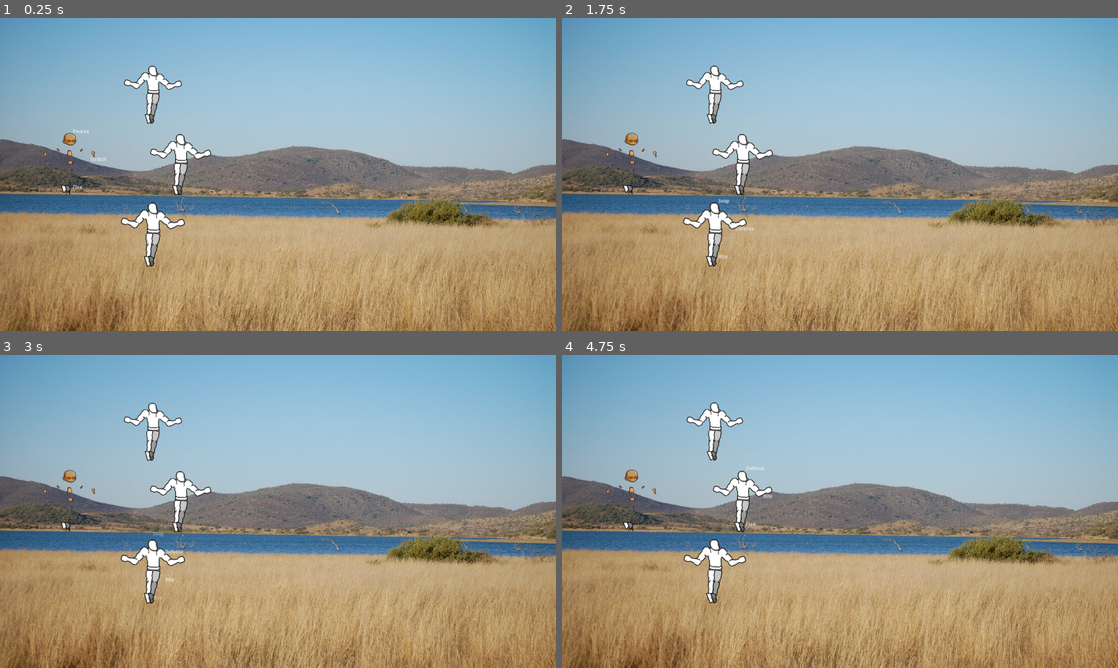
Above: before the commit, frames 1-4 (two rows, left to right).
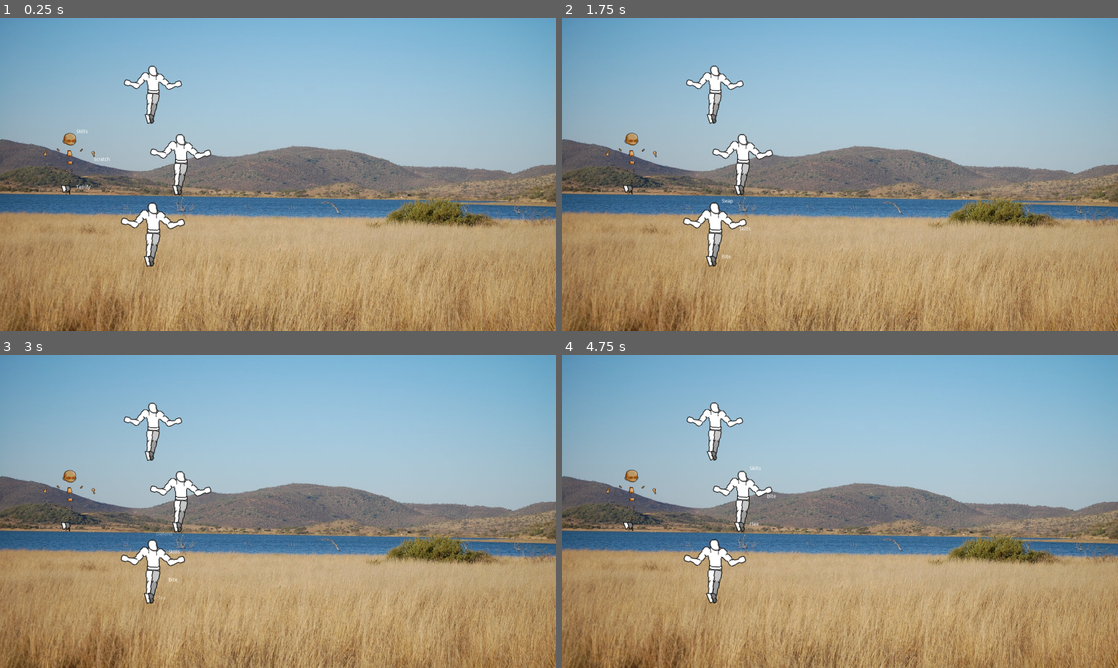
Above: after the commit, the same moments.

Repository: AndreMoukarzel/Soulless
Game: Godot game, scene res://Scenes/Combat/Combat.tscn
Two runs of this game, one before a commit and one after it. Both use one fixed random seed, a clock stepped at 60 frames per second and the inputs below.
Inputs:
- Up to frame 1 (0.25 s): no input
- Up to frame 2 (1.75 s): tap Enter (ui_accept) at 0.5, 0.77, 1.52 s; hold Right (ui_right) 0.53-1.28 s; hold Down (ui_down) from 1.28 s (still down)
- Up to frame 3 (3 s): release Down (ui_down) at 2.03 s; hold Right (ui_right) 2.03-2.78 s; hold Up (ui_up) from 2.78 s (still down)
- Up to frame 4 (4.75 s): tap Enter (ui_accept) at 3.02, 3.77, 4.52 s; release Up (ui_up) at 3.53 s; hold Left (ui_left) from 3.53 s (still down)

The runs differ from the first frame. In frame 1, less than 0.1% of the frame differs, in the area x 13-20%, y 35-55%; in frame 2, less than 0.1%; in frame 3, less than 0.1%, in the area x 27-33%, y 56-79%; in frame 4, less than 0.1%.

Commit message:
Work on #2 and #3

Diff:
--- a/Scenes/Combat/Combat.tscn
+++ b/Scenes/Combat/Combat.tscn
@@ -48,8 +48,8 @@
 anchor_top = 0.0
 anchor_right = 0.0
 anchor_bottom = 0.0
-margin_right = 40.0
-margin_bottom = 40.0
+margin_right = 1280.0
+margin_bottom = 600.0
 rect_pivot_offset = Vector2( 0, 0 )
 rect_clip_content = false
 mouse_filter = 1
--- a/Scripts/Combat/ActionSelector.gd
+++ b/Scripts/Combat/ActionSelector.gd
@@ -17,10 +17,7 @@
 var hl = 0 # highlighted action
 var action_num = 2
 var actions = []
-
-
-func _ready():
-	update_actions(["Attack", "Claw", "Bite", "Defend", "Flee"])
+var skills = []
 
 
 func _input(event):
@@ -57,7 +54,7 @@
 	get_node("ActionBotOcult/Label").set_text(actions[(hl + 2) % action_num])
 
 
-func update_actions(action_list):
+func update_actions(action_list, skill_list):
 	action_num = action_list.size()
 	actions = action_list
 
--- a/Scripts/Combat/Combat.gd
+++ b/Scripts/Combat/Combat.gd
@@ -5,29 +5,41 @@
 onready var unit_db = get_node("/root/Units")
 
 var next_id = 0
+
 var active_unit = null
 var active_pos = Vector2(0, 0)
-var time = []
 var active_targets = []
 var active_targets_pos = []
 var current_target_index = 0
 var selected_targets = []
 var target_num = 1
 
+var allies = []
+var enemies = []
+
 class CombatUnit:
 	var id
 	var name
-	var hp = [0, 0]
+	var hp = 0
 	var atk = [0, 0]
 	var def = [0, 0]
+	var actions = []
 	var skills = []
 
 	func _init(Unit, id):
 		self.id = id
 		self.name = Unit.name
-		self.hp[0] = Unit.attributes[2]
+		self.hp = Unit.attributes[2]
 		self.atk[0] = Unit.attributes[0]
 		self.def[0] = Unit.attributes[1]
+		self.actions.append(str(Unit.baseatk))
+		self.actions.append("Skills")
+		self.actions.append("Swap")
+		self.actions.append("Defend")
+		if Unit.race == "Soulless":
+			self.actions.append("Terrify")
+		else:
+			self.actions.append("Flee")
 		self.skills = Unit.skills
 
 
@@ -35,17 +47,17 @@
 	get_node("ParallaxBackground/TextureRect").set_size(OS.get_window_size())
 	set_process_input(false)
 
-	time.append(CombatUnit.new(unit_db.new_unit("Soulless"), 0))
-	time.append(CombatUnit.new(unit_db.new_unit("Auau"), 1))
-	time.append(CombatUnit.new(unit_db.new_unit("Auau"), 2))
-	time.append(CombatUnit.new(unit_db.new_unit("Auau"), 3))
-	get_node("Allies").populate(time, 0)
+	allies.append(CombatUnit.new(unit_db.new_unit("Soulless"), 0))
+	allies.append(CombatUnit.new(unit_db.new_unit("Auau"), 1))
+	allies.append(CombatUnit.new(unit_db.new_unit("Auau"), 2))
+	allies.append(CombatUnit.new(unit_db.new_unit("Auau"), 3))
+	get_node("Allies").populate(allies, 0)
 
-	next_turn()
+	next_turn("Allies")
 
 	var rodinha = get_node("ActionSelector")
 	rodinha.set_position(active_pos)
-	rodinha.update_actions(active_unit.skills)
+	rodinha.update_actions(active_unit.actions, active_unit.skills)
 	rodinha.enable()
 
 
@@ -63,45 +75,39 @@
 	if event.is_action_pressed("ui_accept"):
 		target_num -= 1
 		selected_targets.append(active_targets[current_target_index])
-#		if DEBUG:
-#			print ("Targets remaining to be selected: ", target_num)
 
 	if target_num == 0:
-#		if DEBUG:
-#			print ("Targets Selected")
 		emit_signal("targets_selected")
 		get_node("CanvasLayer/Pointer").hide()
 		set_process_input(false)
 
 
-func next_turn():
-	var active_id = get_node("Allies").get_next_actor()
-	active_pos = get_node("Allies").get_node(str(active_id)).get_position()
+func next_turn(group):
+	active_unit = get_node(group).get_next_actor()
+	active_pos = get_node(group).get_node(str(active_unit.id)).get_position()
 
-	active_pos.x = -active_pos.x + 10
-	for u in time:
-		if u != null and u.id == active_id:
-			active_unit = u
-			break
+	if group == "Allies":
+		active_pos.x = -active_pos.x + 20 # compensating because node Allies has scale (-1, 1)
 
 
+# Player selected an action
 func _on_ActionSelector_selected( name ):
 	var rodinha = get_node("ActionSelector")
 	rodinha.disable()
 
 	if name == "Swap":
-		get_targets()
+		get_targets("Allies")
 		yield(self, "targets_selected")
-		get_node("Allies").swap(active_unit.id, selected_targets[0])
-	next_turn()
+		get_node("Allies").swap(active_unit.id, selected_targets[0].id)
+	next_turn("Allies")
 
 	rodinha.set_position(active_pos)
-	rodinha.update_actions(active_unit.skills)
+	rodinha.update_actions(active_unit.actions, active_unit.skills)
 	rodinha.enable()
 
 
-func get_targets():
-	var group = get_node("Allies")
+func get_targets(group, subgroup = null):
+	var team = get_node(group)
 
 	active_targets = []
 	active_targets_pos = []
@@ -109,10 +115,20 @@
 	selected_targets = []
 	target_num = 1
 
-	for id in group.units:
-		active_targets.append(id)
-		var pos = group.get_node(str(id)).get_position()
-		active_targets_pos.append(Vector2(-pos.x, pos.y))
+	if not subgroup:
+		active_targets = team.get_all_units()
+	elif subgroup == "dead":
+		active_targets = team.get_dead_units()
+	elif subgroup == "targetable":
+		active_targets = team.get_targetable_units()
+
+	for target in active_targets:
+		var pos = team.get_node(str(target.id)).get_position()
+
+		if group == "Allies":
+			active_targets_pos.append(Vector2(-pos.x, pos.y))
+		else:
+			active_targets_pos.append(Vector2(pos.x, pos.y))
 
 	get_node("CanvasLayer/Pointer").set_position(active_targets_pos[0])
 	get_node("CanvasLayer/Pointer").show()
--- a/Scripts/Combat/CombatTeam.gd
+++ b/Scripts/Combat/CombatTeam.gd
@@ -1,4 +1,6 @@
 extends Node2D
+
+signal all_acted() # All units were selected as next actor in this iteration
 
 var TOPMARGIN = 200
 var BOTMARGIN = 100
@@ -19,7 +21,7 @@
 			units.append(null)
 		else:
 			unit_num += 1
-			units.append(u.id)
+			units.append(u)
 			unit_db.instance_body(u.name, self, Vector2(0, 0), str(u.id))
 	captain = captain_id
 	get_cap_index()
@@ -31,36 +33,71 @@
 
 	# Talvez tenha q add a TOPMARGIN e remover a BOTMARGIN de todos
 	if units[0] != null: # Unit in the back collum
-		get_node(str(units[0])).set_position(Vector2(-HORMARGIN, center.y))
+		get_node(str(units[0].id)).set_position(Vector2(-HORMARGIN, center.y))
+		get_node(str(units[0].id)).set_scale(Vector2(1, 1))
 	if units[1] != null: # Top
-		get_node(str(units[1])).set_position(Vector2(center.x * 0.6 - HORMARGIN, center.y/2))
-		get_node(str(units[1])).set_scale(Vector2(0.95, 0.95))
+		get_node(str(units[1].id)).set_position(Vector2(center.x * 0.6 - HORMARGIN, center.y/2))
+		get_node(str(units[1].id)).set_scale(Vector2(0.95, 0.95))
 	if units[2] != null: # Mid
-		get_node(str(units[2])).set_position(Vector2(center.x * 0.8 - HORMARGIN, center.y))
+		get_node(str(units[2].id)).set_position(Vector2(center.x * 0.8 - HORMARGIN, center.y))
+		get_node(str(units[2].id)).set_scale(Vector2(1, 1))
 	if units[3] != null: # Bot
-		get_node(str(units[3])).set_position(Vector2(center.x * 0.6 - HORMARGIN, center.y * 1.5))
-		get_node(str(units[3])).set_scale(Vector2(1.05, 1.05))
+		get_node(str(units[3].id)).set_position(Vector2(center.x * 0.6 - HORMARGIN, center.y * 1.5))
+		get_node(str(units[3].id)).set_scale(Vector2(1.05, 1.05))
 
 
 func get_cap_index():
 	for i in range(units.size()):
 		if units[i] == null:
 			continue
-		if units[i] == captain:
+		if units[i].id == captain:
 			cap_index = i
 
 
+# Search for next unit, from captain, that has not acted yet
 func get_next_actor():
-	# Search for next unit, from captain, that has not acted yet
 	for i in range(cap_index, cap_index + units.size()):
-		var unit_id = units[i % units.size()]
+		var unit_id = units[i % units.size()].id
 		if unit_id == null:
 			continue
 		if not unit_id in acted: # found unit
 			acted.append(unit_id)
 			if acted.size() == unit_num:
 				acted = []
-			return unit_id
+			return units[i % units.size()]
+
+
+func get_targetable_units():
+	var all = []
+
+	for i in range(1, units.size()):
+		if units[i] != null and units[i].hp > 0:
+			all.append(units[i])
+
+	if all.size() < 1: # No units in the front row
+		all.append(units[0]) # Unit in the back is targetable
+
+	return all
+
+
+func get_all_units():
+	var all = []
+
+	for u in units:
+		if u != null and u.hp > 0:
+			all.append(u)
+
+	return all
+
+
+func get_dead_units():
+	var all = []
+
+	for u in units:
+		if u != null and u.hp <= 0:
+			all.append(u)
+
+	return all
 
 
 func swap(unit_id1, unit_id2):
@@ -71,9 +108,9 @@
 		if units[i] == null:
 			continue
 
-		if units[i] == unit_id1:
+		if units[i].id == unit_id1:
 			i1 = i
-		elif units[i] == unit_id2:
+		elif units[i].id == unit_id2:
 			i2 = i
 
 	if i1 == -1 or i2 == -1:
--- a/Scripts/Global/Units.gd
+++ b/Scripts/Global/Units.gd
@@ -4,14 +4,17 @@
 const NAME = 0
 const RACE = 1
 const ATR = 2
-const SKILLS = 3
+const BASEATK = 3
+const SKILLS = 4
 
 
 class Unit:
 	var name
+	var race
 	var hp
 	var hp_max
 	var attributes = []
+	var baseatk = []
 	var skills = []
 
 
@@ -20,13 +23,15 @@
 		NAME : "Auau",
 		RACE : "Kobold",
 		ATR : [3, 1, 10], # [ATK, DEF, HP]
-		SKILLS : ["Bite", "Defense", "Swap", "Flee"]
+		BASEATK : "Bite",
+		SKILLS : ["Defense", "Swap", "Flee"]
 	},
 	{ # ID = 1
 		NAME : "Soulless",
 		RACE : "Soulless",
-		ATR : [0, 0, 0], # [ATK, DEF, HP]
-		SKILLS : ["Scratch", "Pounce", "Swap", "Defense", "Flee"]
+		ATR : [5, 5, 5], # [ATK, DEF, HP]
+		BASEATK : "Scratch",
+		SKILLS : ["Pounce", "Swap", "Defense", "Flee"]
 	}
 ]
 
@@ -49,6 +54,9 @@
 func get_unit_attributes(id):
 	return unit_database[id][ATR]
 
+func get_unit_baseatk(id):
+	return unit_database[id][BASEATK]
+
 func get_unit_skills(id):
 	return unit_database[id][SKILLS]
 
@@ -57,9 +65,12 @@
 func new_unit(name):
 	var id = get_unit_id(name)
 	var u = Unit.new()
+	var actions = []
 
 	u.name = name
+	u.race = get_unit_race(id)
 	u.attributes = get_unit_attributes(id)
+	u.baseatk = get_unit_baseatk(id)
 	u.skills = get_unit_skills(id)
 
 	return u
@@ -73,7 +84,6 @@
 
 	body.define_unit(unit_name, get_unit_race(id)) # Sets correct sprites, animations, sounds...
 	body.set_position(pos)
-#	body.set_scale(Vector2(1, 1) * get_unit_size(id))
 	body.set_name(str(obj_name))
 	parent.add_child(body)
 
Not shown, removed: .gitattributes
Not shown, removed: .gitignore
